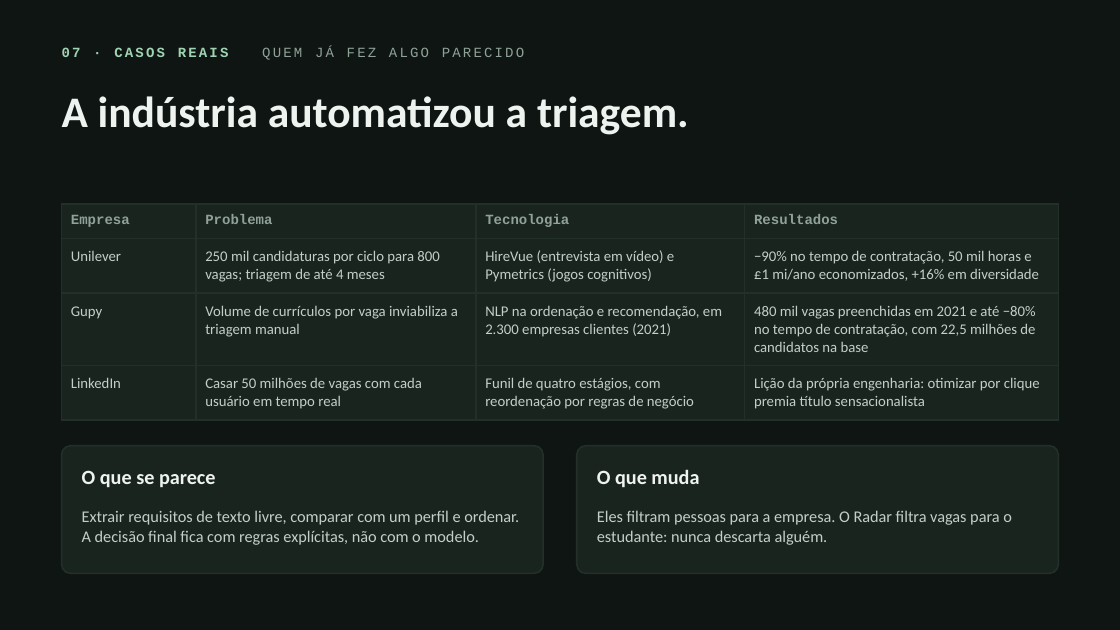
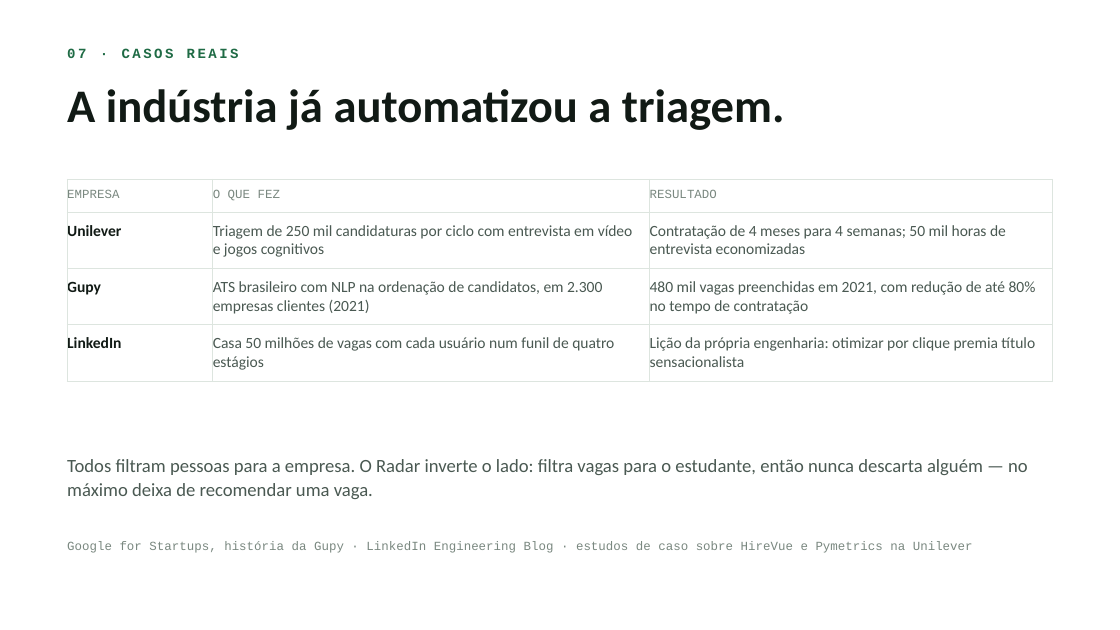
Before and after one commit to RadarEstagio/RadarEstagio, a slide deck: slide 7 of apresentacao/radar-de-estagio-pit.pptx. Drawn at 1120x630 pixels with LibreOffice and Linux fonts; fonts in the diff are those of the drawing. Boxes give left, top, right and bottom in pixels: in the first picture for what was removed or moved away, otherwise in the second. Text is boxed around its words. In the diff, an @@ line names an element or a change of style, - is before the commit and + after.

Commit message:
docs(apresentacao): refaz o pptx no tema claro, com notas do apresentador
Espelha o deck HTML: fundo branco, verde escuro como acento e o mesmo texto
enxuto. O que saiu dos slides foi para as notas de cada um, que é onde o
detalhe serve na hora de apresentar.

A altura do título passa a considerar a quebra de linha que o texto sofre na
largura do slide, não só as quebras escritas; sem isso o título de duas linhas
estourava a caixa. Mesma correção nos blocos e nas etapas do fluxo.

```diff
--- a/apresentacao/radar-de-estagio-pit.pptx
+++ b/apresentacao/radar-de-estagio-pit.pptx
@@ background #0F1512 to #FFFFFF @@
@@ text at (x1=67, y1=48, x2=239, y2=58): text changed; text colour #8FA298 to #1F6B45; bold on @@
-07 · CASOS REAIS QUEM JÁ FEZ ALGO PARECIDO
+07 · CASOS REAIS
@@ text at (x1=67, y1=89, x2=785, y2=130): text changed; size 28 to 30 pt; text colour #EEF3EF to #111A15 @@
-A indústria automatizou a triagem.
+A indústria já automatizou a triagem.
@@ table at (x1=67, y1=179, x2=1053, y2=374) @@
-column 1: Empresa | Unilever | Gupy | LinkedIn
-column 2: Problema | 250 mil candidaturas por ciclo para 800 vagas; triagem de até 4 meses | Volume de currículos por vaga inviabiliza a triagem manual | Casar 50 milhões de vagas com cada usuário em tempo real
-column 3: Tecnologia | HireVue (entrevista em vídeo) e Pymetrics (jogos cognitivos) | NLP na ordenação e recomendação, em 2.300 empresas clientes (2021) | Funil de quatro estágios, com reordenação por regras de negócio
-column 4: Resultados | −90% no tempo de contratação, 50 mil horas e £1 mi/ano economizados, +16% em diversidade | 480 mil vagas preenchidas em 2021 e até −80% no tempo de contratação, com 22,5 milhões de candidatos na base | Lição da própria engenharia: otimizar por clique premia título sensacionalista
+column 1: EMPRESA | Unilever | Gupy | LinkedIn
+column 2: O QUE FEZ | Triagem de 250 mil candidaturas por ciclo com entrevista em vídeo e jogos cognitivos | ATS brasileiro com NLP na ordenação de candidatos, em 2.300 empresas clientes (2021) | Casa 50 milhões de vagas com cada usuário num funil de quatro estágios
+column 3: RESULTADO | Contratação de 4 meses para 4 semanas; 50 mil horas de entrevista economizadas | 480 mil vagas preenchidas em 2021, com redução de até 80% no tempo de contratação | Lição da própria engenharia: otimizar por clique premia título sensacionalista
@@ table resized from (x1=62, y1=204, x2=1058, y2=413) to (x1=67, y1=179, x2=1053, y2=374) @@
@@ rounded rectangle removed at (x1=62, y1=446, x2=543, y2=573) @@
@@ rounded rectangle removed at (x1=577, y1=446, x2=1058, y2=573) @@
@@ text at (x1=67, y1=459, x2=1028, y2=499): text changed; size 10.5 to 12 pt; text colour #C2CFC7 to #4A5952 @@
-Eles filtram pessoas para a empresa. O Radar filtra vagas para o estudante: nunca descarta alguém.
+Todos filtram pessoas para a empresa. O Radar inverte o lado: filtra vagas para o estudante, então nunca descarta alguém — no máximo deixa de recomendar uma vaga.
@@ text removed at (x1=82, y1=470, x2=216, y2=487) @@
-O que se parece
@@ text removed at (x1=597, y1=469, x2=699, y2=487) @@
-O que muda
@@ text removed at (x1=82, y1=510, x2=519, y2=545) @@
-Extrair requisitos de texto livre, comparar com um perfil e ordenar. A decisão final fica com regras explícitas, não com o modelo.
@@ text added at (x1=67, y1=541, x2=973, y2=553), 8 pt, text #7A8880 @@
+Google for Startups, história da Gupy · LinkedIn Engineering Blog · estudos de caso sobre HireVue e Pymetrics na Unilever
```
Also in this commit, not shown: 9 other slides changed, 1 other file.
